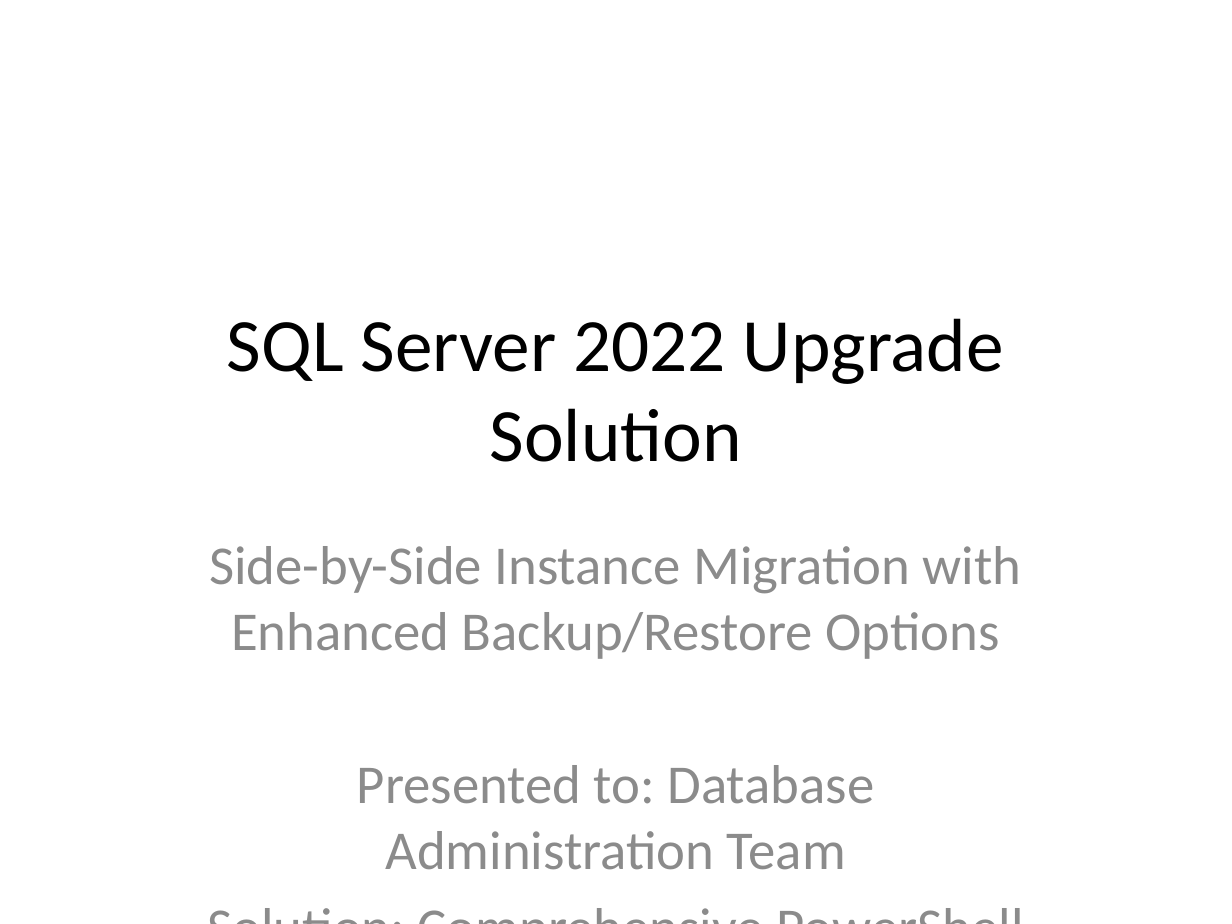
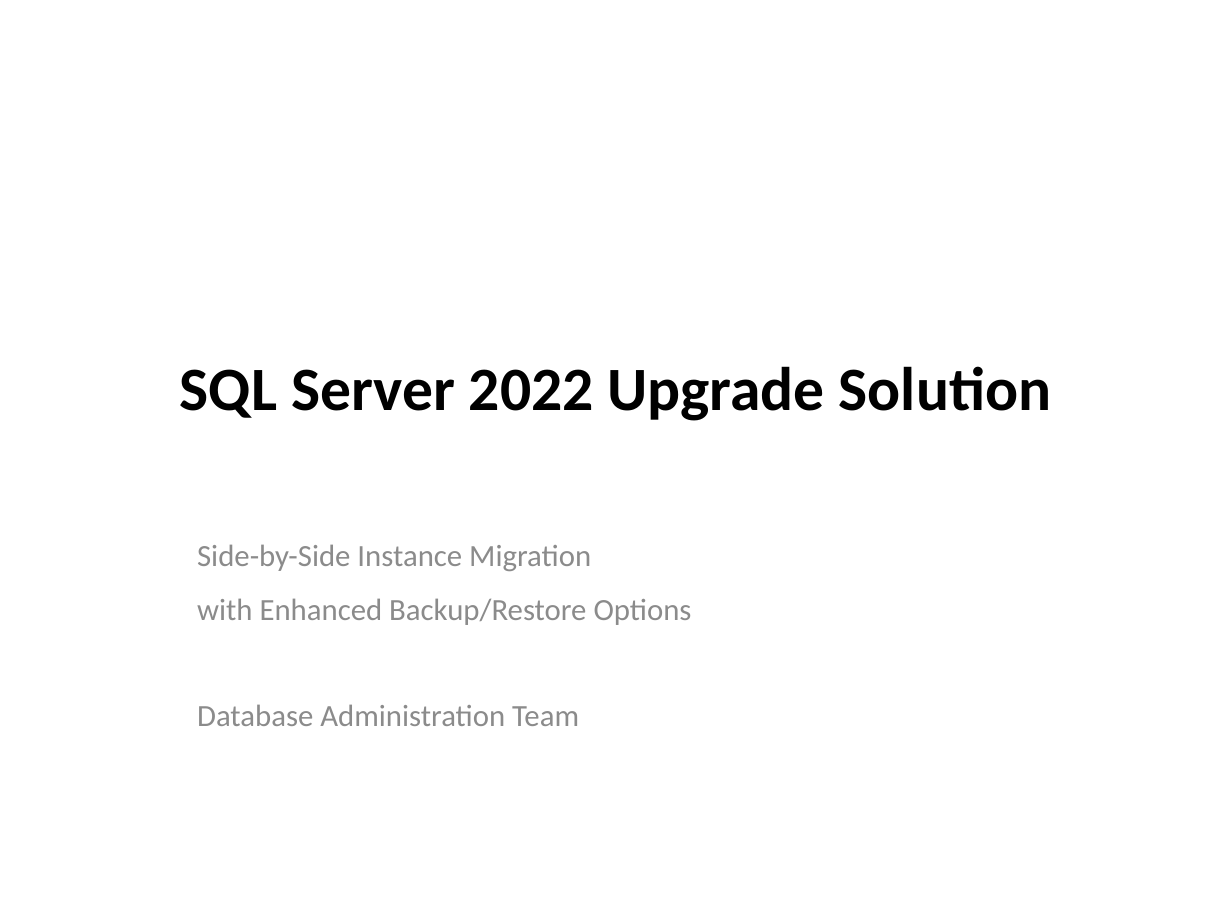
Before and after one commit to karim-attaleb/sql-server-instance-upgrade, a slide deck: slide 1 of SQL-Server-Upgrade-Solution-Presentation.pptx. Drawn at 1232x924 pixels with LibreOffice and Linux fonts; fonts in the diff are those of the drawing. Boxes give left, top, right and bottom in pixels: in the first picture for what was removed or moved away, otherwise in the second. Text is boxed around its words. In the diff, an @@ line names an element or a change of style, - is before the commit and + after.

```diff
--- a/SQL-Server-Upgrade-Solution-Presentation.pptx
+++ b/SQL-Server-Upgrade-Solution-Presentation.pptx
@@ title "SQL Server 2022 Upgrade Solution" at (180, 366, 1051, 421): size 44 to 36 pt, bold on @@
@@ subtitle at (197, 544, 692, 726): text changed; size 32 to 18 pt @@
-Side-by-Side Instance Migration with Enhanced Backup/Restore Options
-Presented to: Database Administration Team
-Solution: Comprehensive PowerShell Migration Framework
+Side-by-Side Instance Migration
+with Enhanced Backup/Restore Options
+Database Administration Team
```
Also in this commit, not shown: 11 other slides changed, 4 other files.
